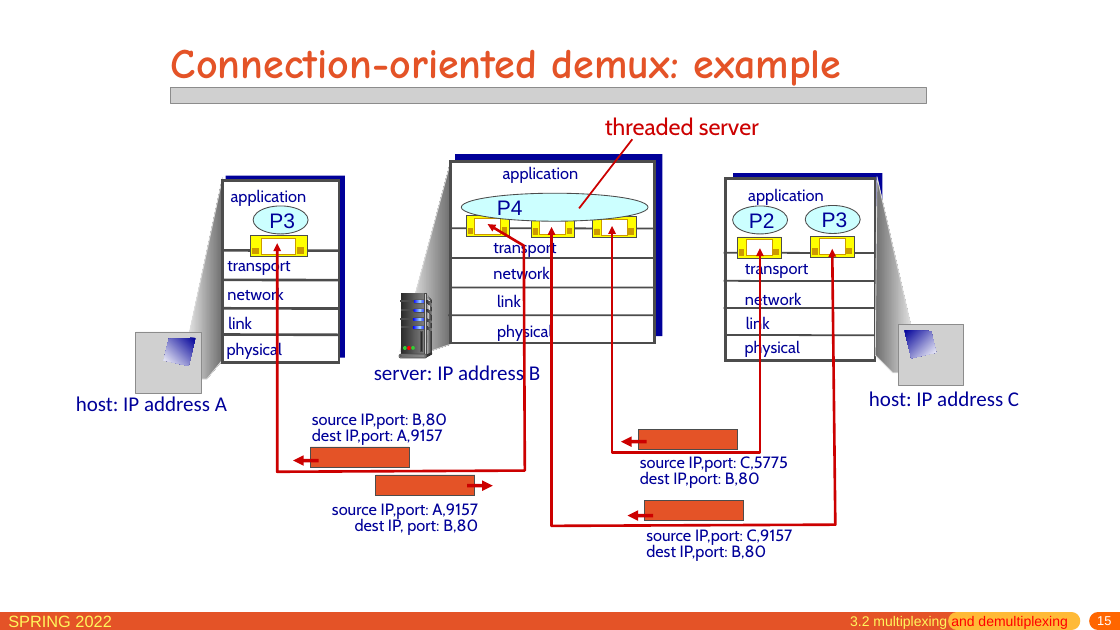
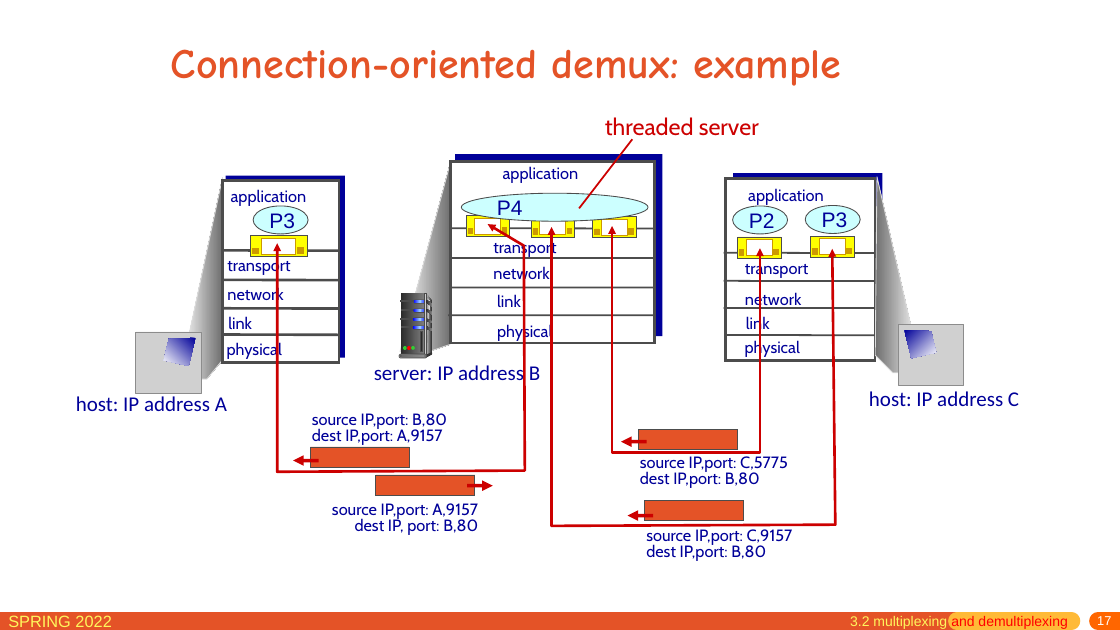
Before and after one commit to network-whu/slides, a slide deck: slide 17 of pptx/chapter3.pptx (slide 15 before the commit). Drawn at 1120x630 pixels with LibreOffice and Linux fonts; fonts in the diff are those of the drawing; grey boxes stand for pictures. Boxes give left, top, right and bottom in pixels: in the first picture for what was removed or moved away, otherwise in the second. Text is boxed around its words. In the diff, an @@ line names an element or a change of style, - is before the commit and + after.

```diff
--- a/pptx/chapter3.pptx
+++ b/pptx/chapter3.pptx
@@ picture removed at (x1=171, y1=87, x2=927, y2=103) @@
@@ page number at (x1=1097, y1=616, x2=1111, y2=625): text changed @@
-15
+17
```
Also in this commit, not shown: 22 other slides changed, 4 slides added, 2 other files.
